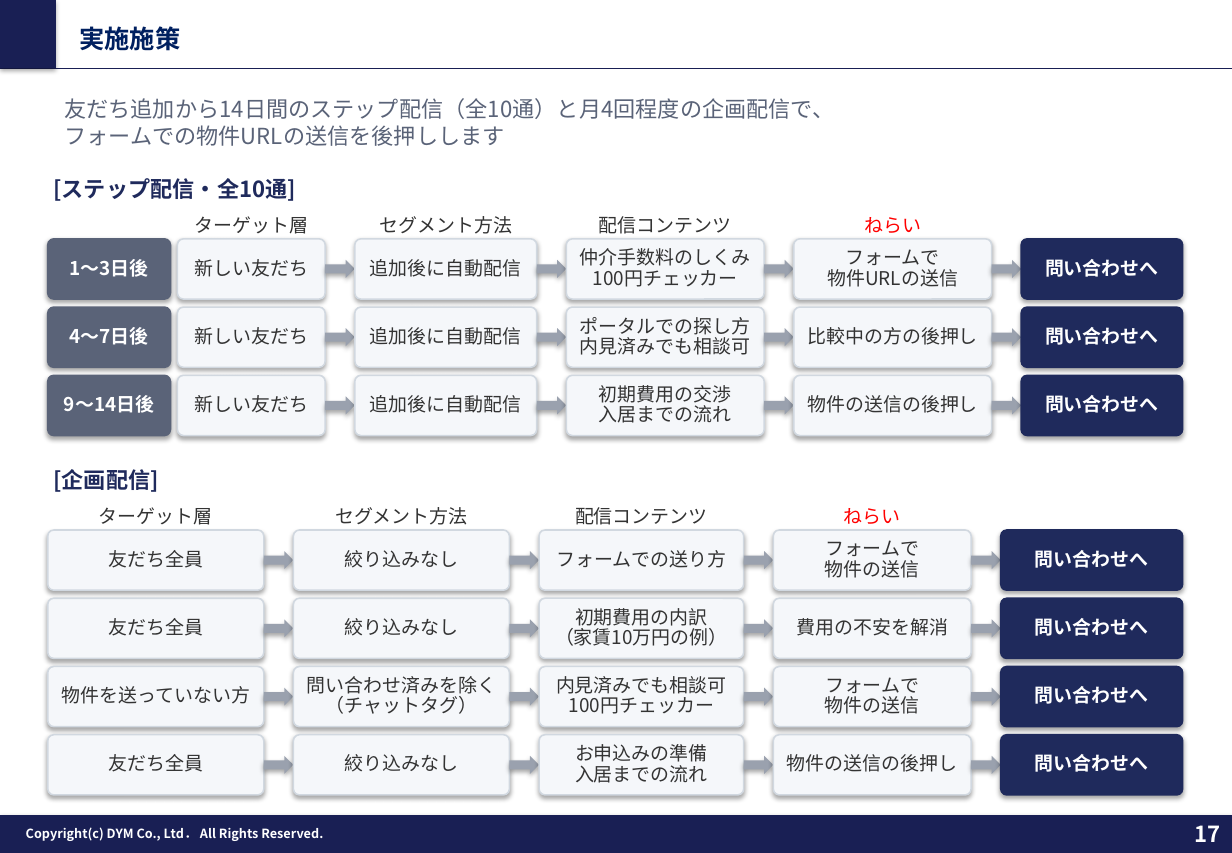
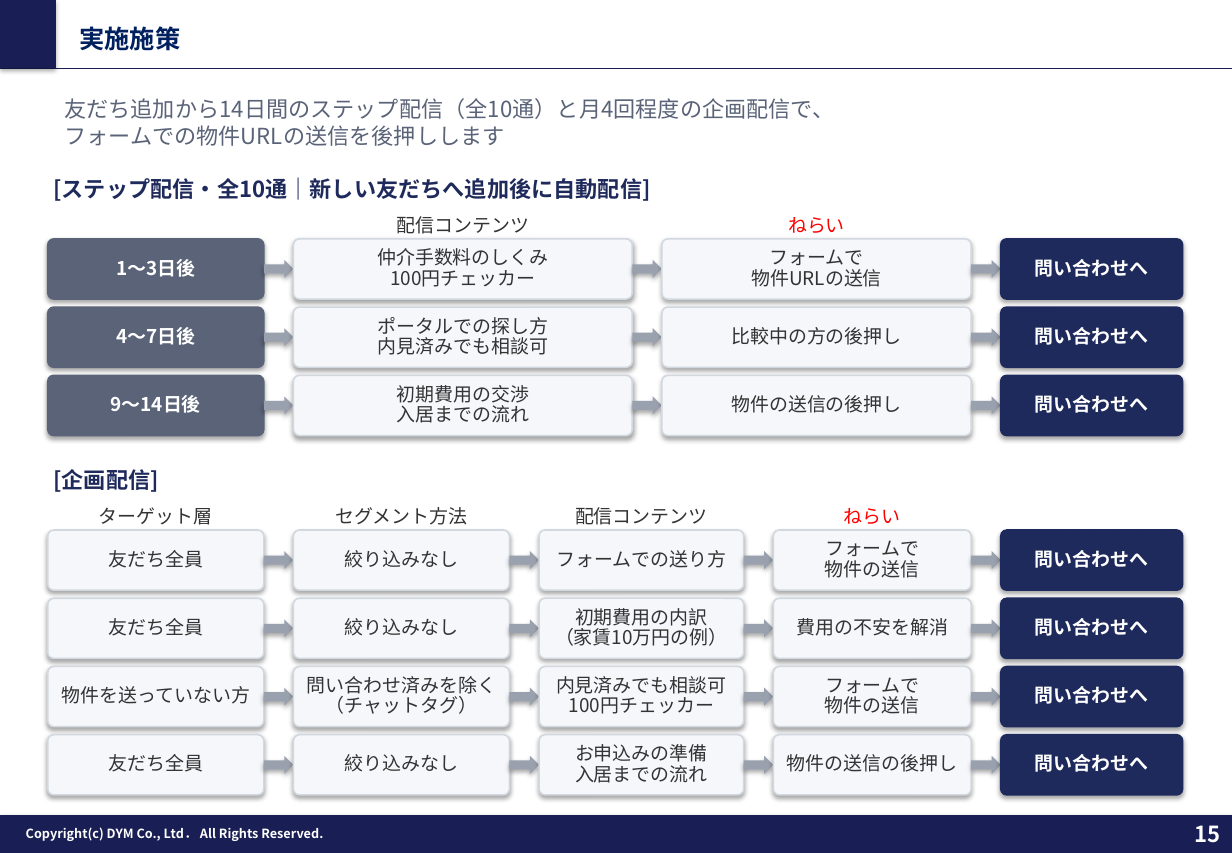
Before and after one commit to tonomura-r-dev/folder, a slide deck: slide 15 of 202610_株式会社あらうち御中_LINE公式アカウント運用のご提案_v9.pptx (slide 17 before the commit). Drawn at 1232x853 pixels with LibreOffice and Linux fonts; fonts in the diff are those of the drawing; background and template pictures are left out. Boxes give left, top, right and bottom in pixels: in the first picture for what was removed or moved away, otherwise in the second. Text is boxed around its words. In the diff, an @@ line names an element or a change of style, - is before the commit and + after.

```diff
--- a/202610_株式会社あらうち御中_LINE公式アカウント運用のご提案_v9.pptx
+++ b/202610_株式会社あらうち御中_LINE公式アカウント運用のご提案_v9.pptx
@@ text at (53,177,650,201): text changed @@
-[ステップ配信・全10通]
+[ステップ配信・全10通｜新しい友だちへ追加後に自動配信]
@@ text "配信コンテンツ": place and size @@
-text "配信コンテンツ" at (599,216,732,234)
+text "配信コンテンツ" at (397,216,530,234)
@@ text "ねらい": place and size @@
-text "ねらい" at (864,217,921,233)
+text "ねらい" at (788,217,845,233)
@@ rounded rectangle "1〜3日後": place and size @@
-rounded rectangle "1〜3日後" at (48,239,171,299)
+rounded rectangle "1〜3日後" at (48,239,264,299)
@@ rounded rectangle removed at (177,239,325,299) @@
-新しい友だち
@@ text removed at (194,216,308,234) @@
-ターゲット層
@@ rounded rectangle "仲介手数料のしくみ": place and size @@
-rounded rectangle "仲介手数料のしくみ" at (567,239,764,299)
+rounded rectangle "仲介手数料のしくみ" at (293,239,632,299)
@@ rounded rectangle removed at (355,239,537,299) @@
-追加後に自動配信
@@ text removed at (379,216,512,234) @@
-セグメント方法
@@ rounded rectangle "フォームで": place and size @@
-rounded rectangle "フォームで" at (794,239,992,299)
+rounded rectangle "フォームで" at (662,239,971,299)
@@ rounded rectangle "問い合わせへ": place and size @@
-rounded rectangle "問い合わせへ" at (1022,239,1183,299)
+rounded rectangle "問い合わせへ" at (1001,239,1183,299)
@@ right arrow removed at (537,261,567,279) @@
@@ rounded rectangle "4〜7日後": place and size @@
-rounded rectangle "4〜7日後" at (48,307,171,367)
+rounded rectangle "4〜7日後" at (48,307,264,367)
@@ rounded rectangle removed at (177,307,325,367) @@
-新しい友だち
@@ rounded rectangle "ポータルでの探し方": place and size @@
-rounded rectangle "ポータルでの探し方" at (567,307,764,367)
+rounded rectangle "ポータルでの探し方" at (293,307,632,367)
@@ rounded rectangle removed at (355,307,537,367) @@
-追加後に自動配信
@@ right arrow removed at (537,329,567,347) @@
@@ rounded rectangle "比較中の方の後押し": place and size @@
-rounded rectangle "比較中の方の後押し" at (794,307,992,367)
+rounded rectangle "比較中の方の後押し" at (662,307,971,367)
@@ rounded rectangle "問い合わせへ": place and size @@
-rounded rectangle "問い合わせへ" at (1022,307,1183,367)
+rounded rectangle "問い合わせへ" at (1001,307,1183,367)
@@ rounded rectangle "9〜14日後": place and size @@
-rounded rectangle "9〜14日後" at (48,375,171,436)
+rounded rectangle "9〜14日後" at (48,375,264,436)
@@ rounded rectangle removed at (177,375,325,436) @@
-新しい友だち
@@ rounded rectangle "初期費用の交渉": place and size @@
-rounded rectangle "初期費用の交渉" at (567,375,764,436)
+rounded rectangle "初期費用の交渉" at (293,375,632,436)
@@ rounded rectangle removed at (355,375,537,436) @@
-追加後に自動配信
@@ rounded rectangle "物件の送信の後押し": place and size @@
-rounded rectangle "物件の送信の後押し" at (794,375,992,436)
+rounded rectangle "物件の送信の後押し" at (662,375,971,436)
@@ rounded rectangle "問い合わせへ": place and size @@
-rounded rectangle "問い合わせへ" at (1022,375,1183,436)
+rounded rectangle "問い合わせへ" at (1001,375,1183,436)
@@ 3 right arrows: place and size @@
-3 right arrows at (325,261,355,415)
+3 right arrows at (264,261,293,415)
@@ right arrow removed at (537,397,567,415) @@
@@ 3 right arrows: place and size @@
-3 right arrows at (764,261,794,415)
+3 right arrows at (632,261,662,415)
@@ 3 right arrows: place and size @@
-3 right arrows at (992,261,1022,415)
+3 right arrows at (971,261,1001,415)
@@ page number at (1195,825,1221,843): text changed @@
-17
+15
```
Also in this commit, not shown: 11 other slides changed, 2 slides removed, 3 other files.
